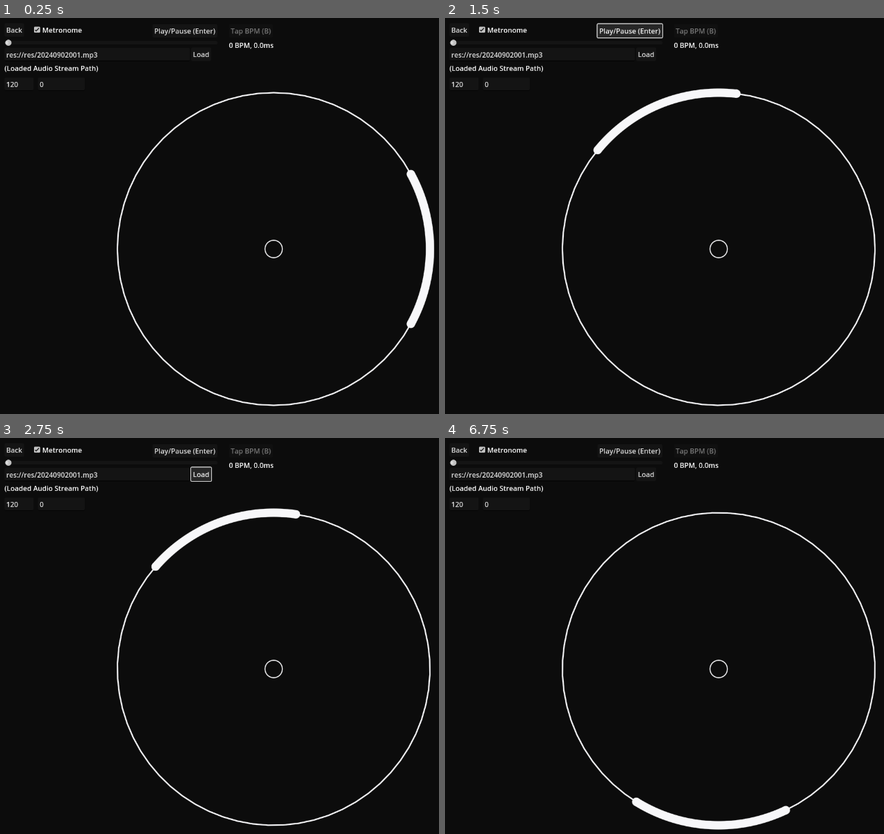
Above: before the commit, frames 1-4 (two rows, left to right).
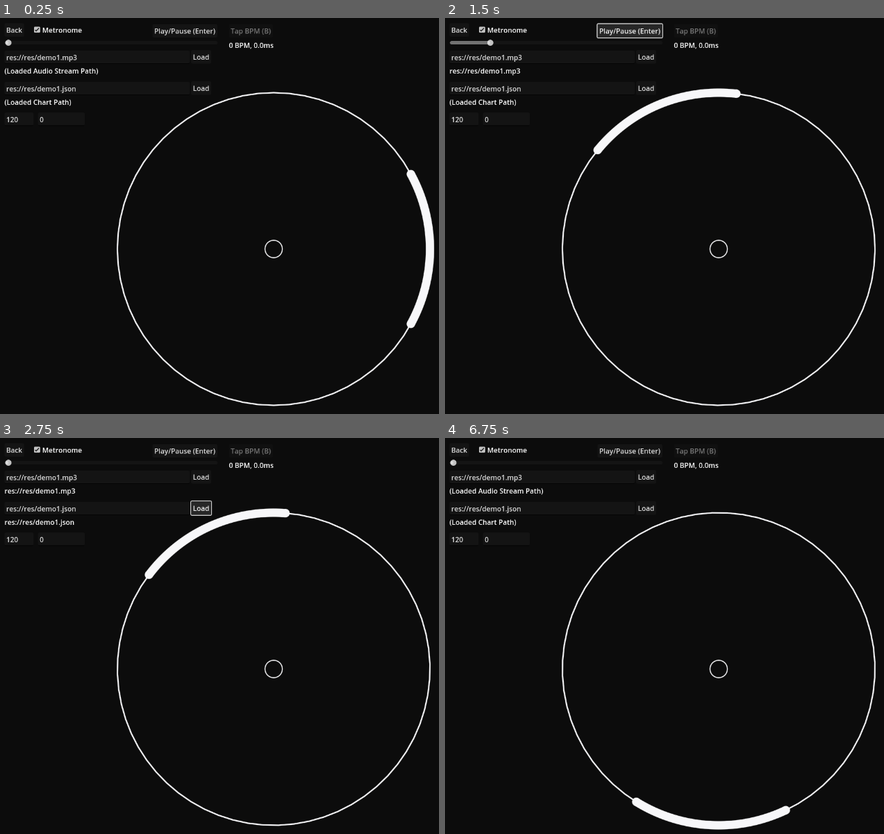
Above: after the commit, the same moments.

Repository: mougeee/marvelous-x
Game: Godot game, scene res://nodes/map_scene.tscn
The game is run twice, just before and just after one commit, with the same random seed, the same clock (stepped at 60 frames per second) and the same inputs. The project has no main scene, so this scene is started directly. Sound files missing from this copy of the repository are replaced by a short silence.
Inputs (mouse positions are in pixels of both pictures, inside the frame that each line leads up to):
- Up to frame 1 (0.25 s): no input
- Up to frame 2 (1.5 s): click "Load" at 0.5 s; click "Play/Pause (Enter)" at 1.25 s
- Up to frame 3 (2.75 s): click "Load" at 2 s
- Up to frame 4 (6.75 s): click "Metronome" at 2.75 s; click "Back" at 3.5 s; tap Enter (MapPlayPause) at 4.25 s; move the mouse to (840, 643) at 4.27 s; press the mouse at (840, 643) at 4.28 s; hold D (RightPress) 4.28-5.03 s; move the mouse to (607, 691) at 5.02 s; release the mouse at (607, 691) at 5.03 s; hold S (LeftPress) 5.03-5.78 s; tap Space (CriticalPress) at 5.1 s; move the mouse to (774, 564) at 5.77 s; hold D (RightPress) from 5.78 s (still down); tap B (MapTapBPM) at 5.85 s; move the mouse to (690, 762) at 6.52 s; click (690, 762) at 6.6 s

The runs differ from the first frame. In frame 1, 0.9% of the frame differs, in the area x 0-48%, y 8-27%; in frame 2, 0.9%; in frame 3, 1.5%, in the area x 0-99%, y 7-99%; in frame 4, 0.9%.

Commit message:
show notes on map editor

Diff:
--- a/nodes/map_scene.tscn
+++ b/nodes/map_scene.tscn
@@ -30,17 +30,17 @@
 
 [node name="AudioSourcePath" type="LineEdit" parent="."]
 offset_left = 20.0
-offset_top = 77.0
+offset_top = 83.0
 offset_right = 447.0
-offset_bottom = 108.0
-text = "res://res/20240902001.mp3"
-placeholder_text = "res://res/20240902001.mp3"
+offset_bottom = 114.0
+text = "res://res/demo1.mp3"
+placeholder_text = "Audio Stream Source"
 
 [node name="LoadAudio" type="Button" parent="."]
 offset_left = 450.0
-offset_top = 76.0
+offset_top = 82.0
 offset_right = 496.0
-offset_bottom = 107.0
+offset_bottom = 113.0
 text = "Load"
 
 [node name="PlayPause" type="Button" parent="."]
@@ -53,26 +53,26 @@
 
 [node name="LoadedAudioStreamPath" type="Label" parent="."]
 offset_left = 20.0
-offset_top = 112.0
+offset_top = 118.0
 offset_right = 236.0
-offset_bottom = 135.0
+offset_bottom = 141.0
 text = "(Loaded Audio Stream Path)"
 
 [node name="Metronome" parent="." instance=ExtResource("4_rn1sg")]
 
 [node name="BPM" type="LineEdit" parent="."]
 offset_left = 20.0
-offset_top = 145.0
+offset_top = 226.0
 offset_right = 87.0625
-offset_bottom = 176.0
+offset_bottom = 257.0
 text = "120"
 placeholder_text = "BPM"
 
 [node name="Offset" type="LineEdit" parent="."]
 offset_left = 97.0
-offset_top = 145.0
+offset_top = 226.0
 offset_right = 205.0
-offset_bottom = 176.0
+offset_bottom = 257.0
 text = "0"
 placeholder_text = "Offset (ms)"
 
@@ -99,6 +99,28 @@
 button_pressed = true
 text = "Metronome"
 
+[node name="ChartSourcePath" type="LineEdit" parent="."]
+offset_left = 20.0
+offset_top = 155.0
+offset_right = 447.0
+offset_bottom = 186.0
+text = "res://res/demo1.json"
+placeholder_text = "Chart Path"
+
+[node name="LoadChart" type="Button" parent="."]
+offset_left = 450.0
+offset_top = 154.0
+offset_right = 496.0
+offset_bottom = 185.0
+text = "Load"
+
+[node name="LoadedChartPath" type="Label" parent="."]
+offset_left = 20.0
+offset_top = 190.0
+offset_right = 236.0
+offset_bottom = 213.0
+text = "(Loaded Chart Path)"
+
 [connection signal="finished" from="AudioStreamPlayer" to="." method="_on_audio_stream_player_finished"]
 [connection signal="pressed" from="Back" to="." method="_on_back_pressed"]
 [connection signal="drag_started" from="Timeline" to="." method="_on_timeline_drag_started"]
@@ -108,3 +130,4 @@
 [connection signal="text_changed" from="Offset" to="." method="_on_offset_text_changed"]
 [connection signal="pressed" from="TapBPMButton" to="." method="_on_tap_bpm_button_pressed"]
 [connection signal="pressed" from="MetronomeOn" to="." method="_on_metronome_on_pressed"]
+[connection signal="pressed" from="LoadChart" to="." method="_on_load_chart_pressed"]
--- a/scripts/approach_note.gd
+++ b/scripts/approach_note.gd
@@ -15,6 +15,7 @@
 @export var speed = 1.0
 var processed = false
 var begin_time
+@export var manual = false
 
 signal pressed
 
@@ -44,13 +45,17 @@
 	return dr <= dc
 
 
-
-func _process(delta: float) -> void:
-	process = (Time.get_ticks_usec() - begin_time) / 1_000_000.0 * speed
-
+func render():
 	width = pow(process, 3) * note_width
 	radius = frame_radius * pow(process, 4)
 	queue_redraw()
+
+
+func _process(delta: float) -> void:
+	if not manual:
+		process = (Time.get_ticks_usec() - begin_time) / 1_000_000.0 * speed
+
+	render()
 
 	var dt = (process - 1.0) / speed
 	if not processed:
--- a/scripts/globals.gd
+++ b/scripts/globals.gd
@@ -5,13 +5,16 @@
 enum Keys {LEFT, RIGHT, CRITICAL}
 const key_info = {
 	Keys.LEFT: {
-		"color": Color(60 / 255.0, 112 / 255.0, 186 / 255.0)
+		"color": Color(60 / 255.0, 112 / 255.0, 186 / 255.0),
+		"code": 0
 	},
 	Keys.RIGHT: {
-		"color": Color(188 / 255.0, 59 / 255.0, 59 / 255.0)
+		"color": Color(188 / 255.0, 59 / 255.0, 59 / 255.0),
+		"code": 1
 	},
 	Keys.CRITICAL: {
-		"color": Color(255 / 255.0, 206 / 255.0, 0 / 0.0)
+		"color": Color(255 / 255.0, 206 / 255.0, 0 / 0.0),
+		"code": 2
 	},
 }
 
@@ -50,3 +53,7 @@
 }
 
 enum NoteTypes {APPROACH, LONG}
+const note_type_info = {
+	NoteTypes.APPROACH: {"code": 0},
+	NoteTypes.LONG: {"code": 1},
+}
--- a/scripts/long_note.gd
+++ b/scripts/long_note.gd
@@ -12,6 +12,8 @@
 var frame_radius
 var begin_time
 var last_missed = false
+var manual = false
+var begin_process
 
 signal pressed
 
@@ -26,6 +28,8 @@
 
 
 func is_covered(index: int) -> bool:
+	if manual:
+		return false
 	var frame = get_parent().get_node("NoteFrame")
 	var dr = abs(angle_difference(frame.rotation, path[index]['r']))
 	var dc = abs(angle_difference(frame.coverage, path[index]['c'])) / 2
@@ -33,11 +37,7 @@
 
 
 
-# Called every frame. 'delta' is the elapsed time since the previous frame.
-func _process(delta: float) -> void:
-	var begin_process = (Time.get_ticks_usec() - begin_time) / 1_000_000.0 * speed
-
-	# process notes
+func process_notes() -> float:
 	var last_process = INF
 	for i in range(path.size()):
 		var p = path[i]
@@ -48,7 +48,7 @@
 
 		p['dt'] = (p['process'] - 1.0) / speed
 		p['processed'] = p.get('processed', false)
-		p['visible'] = p.get('visible', true)
+		p['visible'] = manual or p.get('visible', true)
 
 		if not p['processed'] and (i == 0 or i == path.size() - 1):
 			var is_first_keypressed = (
@@ -93,7 +93,17 @@
 		last_process = min(last_process, p['process'])
 	queue_redraw()
 
-	# DEBUG
+	return last_process
+
+
+
+# Called every frame. 'delta' is the elapsed time since the previous frame.
+func _process(delta: float) -> void:
+	if not manual:
+		begin_process = (Time.get_ticks_usec() - begin_time) / 1_000_000.0 * speed
+
+	var last_process = process_notes()
+
 	if last_process > 2.0:
 		queue_free()
 
--- a/scripts/map_scene.gd
+++ b/scripts/map_scene.gd
@@ -1,15 +1,33 @@
 extends Node2D
+
+const globals = preload("res://scripts/globals.gd")
+const Keys = globals.Keys
+const NoteTypes = globals.NoteTypes
+const note_type_info = globals.note_type_info
+const ApproachNote = preload("res://nodes/approach_note.tscn")
+const LongNote = preload("res://nodes/long_note.tscn")
 
 var audio_playing = false
 var stream_loaded = false
 
 var offset = preload("res://scripts/globals.gd").offset
 
+var notes = []
+var note_nodes = []
+
 
 # Called when the node enters the scene tree for the first time.
 func _ready() -> void:
 	pass # Replace with function body.
 
+
+func process_key(key_code: int) -> Keys:
+	if key_code == 0:
+		return Keys.LEFT
+	elif key_code == 1:
+		return Keys.RIGHT
+	else:
+		return Keys.CRITICAL
 
 
 # Called every frame. 'delta' is the elapsed time since the previous frame.
@@ -21,6 +39,41 @@
 		_on_play_pause_pressed()
 	if Input.is_action_just_pressed("MapTapBPM"):
 		_on_tap_bpm_button_pressed()
+
+	for note_node in note_nodes:
+		note_node.queue_free()
+	note_nodes.clear()
+
+	var time = $Timeline.value / 1000.0
+	var frame = $Centering/NoteFrame
+	for note in notes:
+		if note["y"] == note_type_info[NoteTypes.APPROACH]["code"] and note['t'] - 1.0 / note['s'] <= time:
+			var process = (time - note['t']) * note['s'] + 1.0
+			if process > 0.0 and process < 2.0:
+				var note_node = ApproachNote.instantiate()
+				note_nodes.append(note_node)
+				note_node.manual = true
+				note_node.process = process
+				note_node.rotation = note['r']
+				note_node.key = process_key(note['k'])
+				note_node.frame_radius = frame.radius
+				note_node.note_width = frame.width
+				note_node.render()
+				note_node.queue_redraw()
+				$Centering.add_child(note_node)
+		elif note["y"] == note_type_info[NoteTypes.LONG]["code"]:
+			var begin_process = (time - note['t']) * note['s'] + 1.0
+			if begin_process > 0.0:
+				var note_node = LongNote.instantiate()
+				note_nodes.append(note_node)
+				note_node.speed = note['s']
+				note_node.path = note['p']
+				note_node.manual = true
+				note_node.begin_process = begin_process
+				note_node.key = process_key(note['k'])
+				note_node.frame_radius = frame.radius
+				note_node.process_notes()
+				$Centering.add_child(note_node)
 
 
 func _on_back_pressed() -> void:
@@ -42,6 +95,7 @@
 	if audio_playing:
 		$AudioStreamPlayer.stop()
 	else:
+		$Metronome.anchor_position = Time.get_ticks_usec() / 1_000_000.0 - $Timeline.value / 1000.0 + int($Offset.text) / 1000.0
 		$AudioStreamPlayer.play($Timeline.value / 1000.0)
 		pressed_log.clear()
 	audio_playing = not audio_playing
@@ -93,3 +147,19 @@
 
 func _on_offset_text_changed(new_text: String) -> void:
 	$Metronome.anchor_position = Time.get_ticks_usec() / 1_000_000.0 - $Timeline.value / 1000.0 + int(new_text) / 1000.0
+
+
+func load_chart(info_path: String) -> Dictionary:
+	var file = FileAccess.open(info_path, FileAccess.READ)
+	var chart = JSON.parse_string(file.get_as_text())
+	file.close()
+
+	return chart
+
+
+func _on_load_chart_pressed() -> void:
+	if not ResourceLoader.exists($ChartSourcePath.text):
+		return
+	var chart = load_chart($ChartSourcePath.text)
+	notes = chart["notes"]
+	$LoadedChartPath.text = $ChartSourcePath.text
